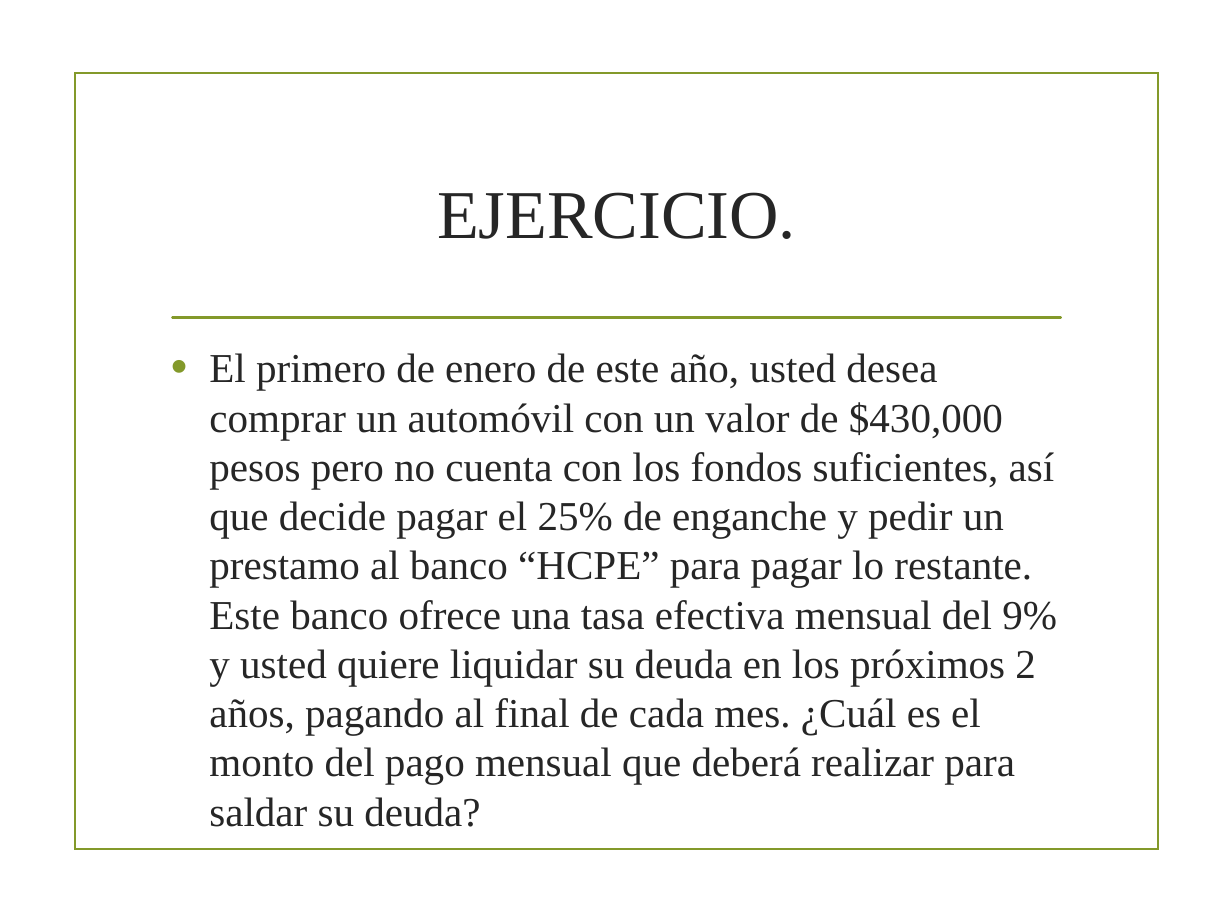
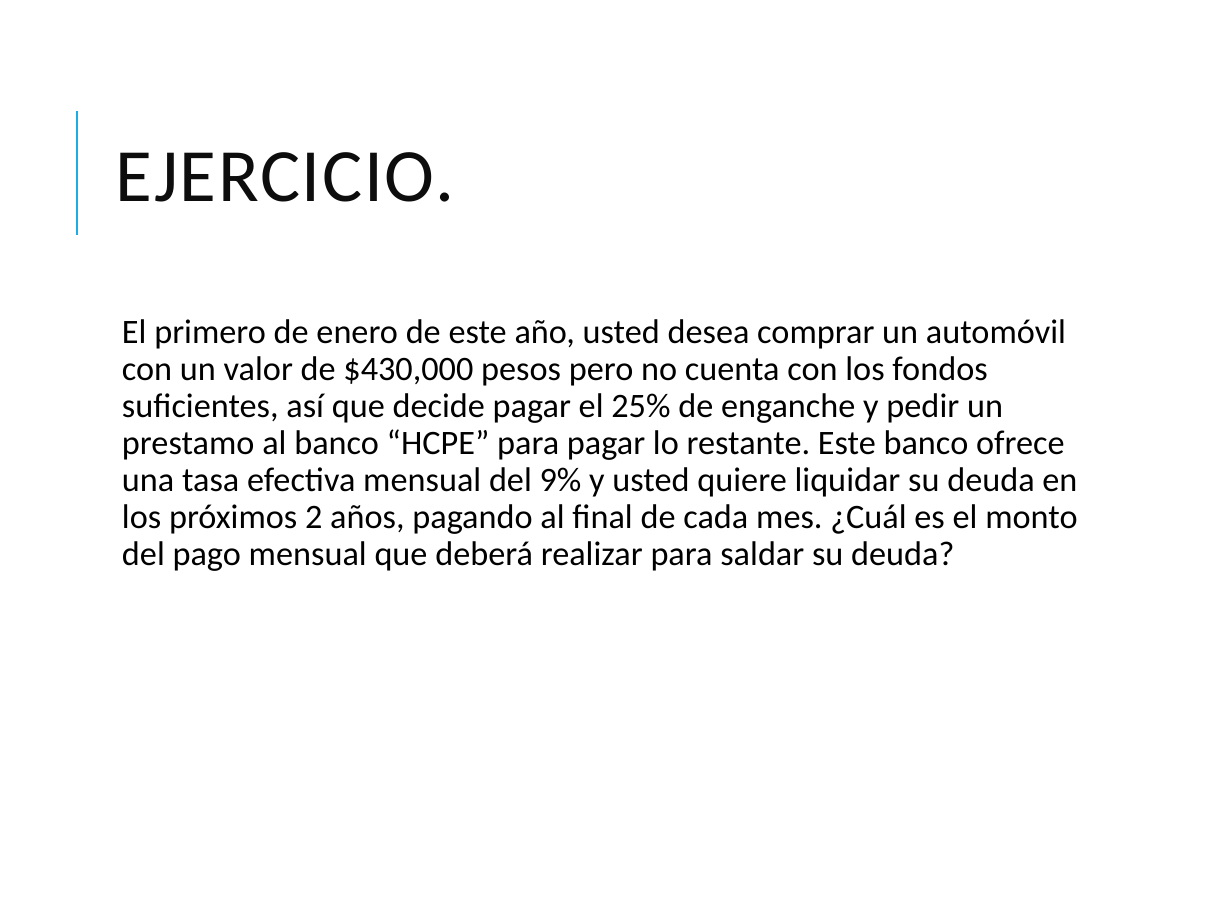
Before and after one commit to BernardoMB/HCPE, a slide deck: slide 13 of Parcial 2/05 Herramientas de Excel/01 Buscar objetivo/01 Buscar Objetivo.pptx. Drawn at 1232x924 pixels with LibreOffice and Linux fonts; fonts in the diff are those of the drawing; background and template pictures are left out. Boxes give left, top, right and bottom in pixels: in the first picture for what was removed or moved away, otherwise in the second. Text is boxed around its words. In the diff, an @@ line names an element or a change of style, - is before the commit and + after.

```diff
--- a/Parcial 2/05 Herramientas de Excel/01 Buscar objetivo/01 Buscar Objetivo.pptx
+++ b/Parcial 2/05 Herramientas de Excel/01 Buscar objetivo/01 Buscar Objetivo.pptx
@@ rectangle removed at [75, 73, 1158, 849] @@
@@ title "EJERCICIO.": place and size @@
-title "EJERCICIO." at [437, 192, 796, 239]
+title "EJERCICIO." at [116, 152, 455, 202]
@@ title "EJERCICIO." at [116, 152, 455, 202]: size 40 to 44 pt, font Times New Roman to Calibri, text colour #262626 to #0D0D0D, letter spacing 0 to 1 pt; alignment centre to left; line spacing 1 to 0.8 @@
@@ line added from (76, 234) to (76, 111), #1CADE4 1.5 pt @@
@@ text "El primero de enero de ...": place and size @@
-text "El primero de enero de ..." at [209, 353, 1057, 784]
+text "El primero de enero de ..." at [122, 319, 1077, 571]
@@ text "El primero de enero de ..." at [122, 319, 1077, 571]: size 24 to 20 pt, font Times New Roman to Calibri, text colour #262626 to #000000; bullet • to  ; line spacing 1 to 0.9; more space between paragraphs; bullet colour #83992A to #1CADE4 @@
@@ line removed from (172, 318) to (1061, 318) @@
```
Also in this commit, not shown: 13 other slides changed, 31 other files.
